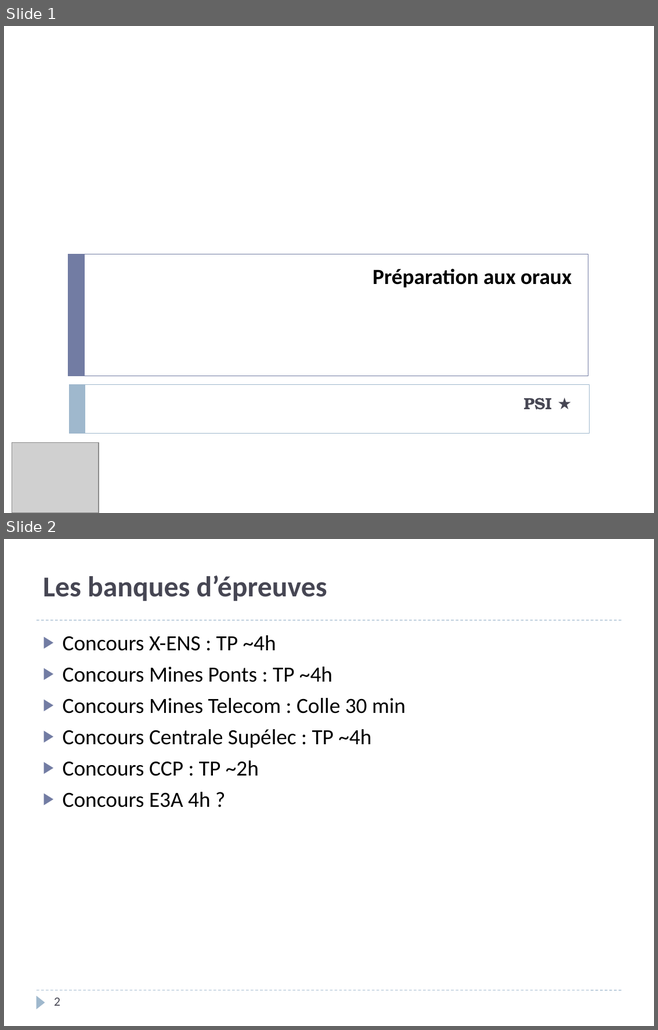
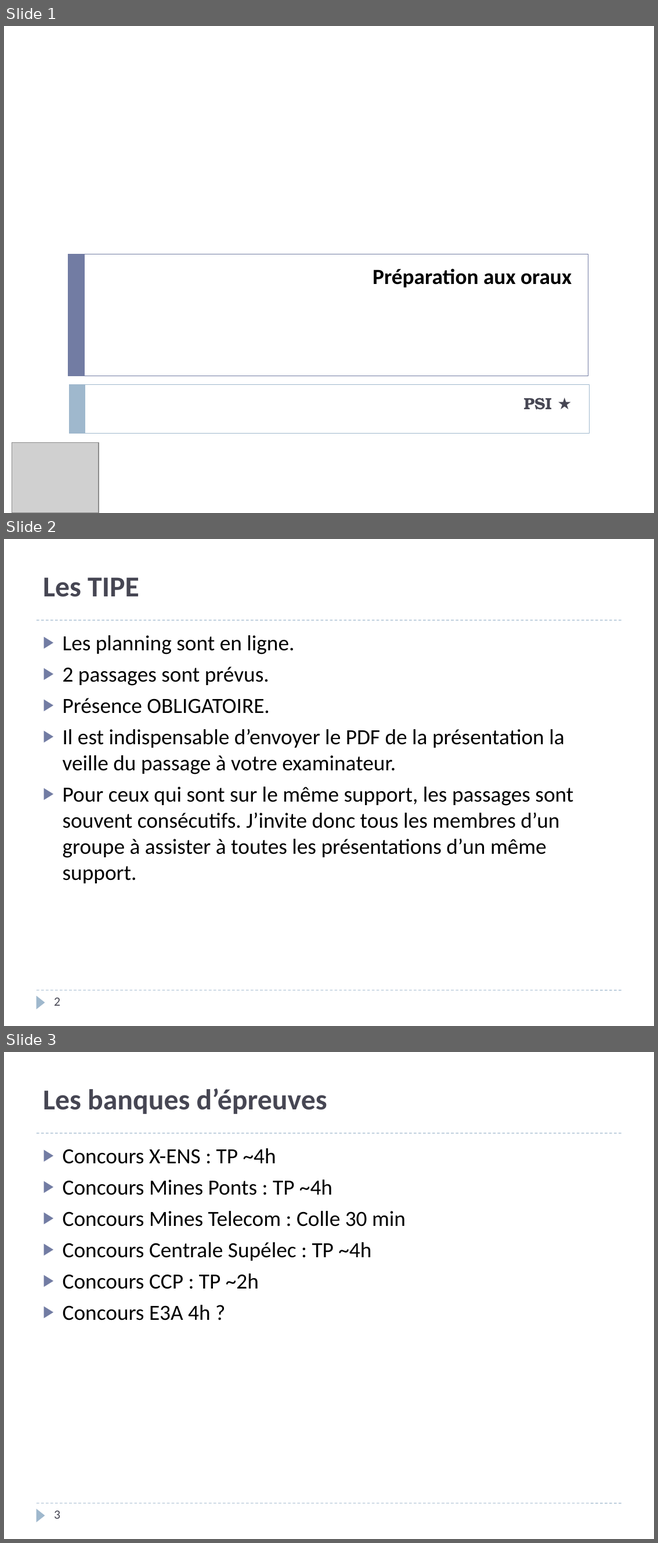
Before and after one commit to xpessoles/PSI, a slide deck: PreparationOral/PreparationOral.pptx. Shown one above the other, each under a label of ours: slides 1 and 2 before the commit, slides 1, 2 and 3 after it. The pictures are 658x1030 and 658x1543 pixels, drawn with LibreOffice and Linux fonts; fonts in the diff are those of the drawing; grey boxes stand for pictures; background and template pictures are left out. Boxes give left, top, right and bottom in pixels: in the first picture for what was removed or moved away, otherwise in the second. Text is boxed around its words. In the diff, an @@ line names an element or a change of style, - is before the commit and + after.

```diff
--- a/PreparationOral/PreparationOral.pptx
+++ b/PreparationOral/PreparationOral.pptx
@@ slide 2 added at (4, 539, 654, 1026), background #FFFFFF; not listed: 3 template elements that a slide beside it also shows @@
@@ title added at (43, 577, 139, 597), 32 pt, text #464653, bold @@
+Les TIPE
@@ text added at (63, 635, 573, 884), 24 pt, text #000000 @@
+▶ Les planning sont en ligne.
+▶ 2 passages sont prévus.
+▶ Présence OBLIGATOIRE.
+▶ Il est indispensable d’envoyer le PDF de la présentation la veille du passage à votre examinateur.
+▶ Pour ceux qui sont sur le même support, les passages sont souvent consécutifs. J’invite donc tous les membres d’un groupe à assister à toutes les présentations d’un même support.
@@ page number added at (54, 998, 60, 1006), 14 pt, text #464653 @@
+2
@@ what was slide 2 is now slide 3 @@
@@ page number at (54, 1511, 60, 1519): text changed @@
-2
+3
```
Also in this commit, not shown: 8 slides changed, 2 other slides added, 2 slides removed.
